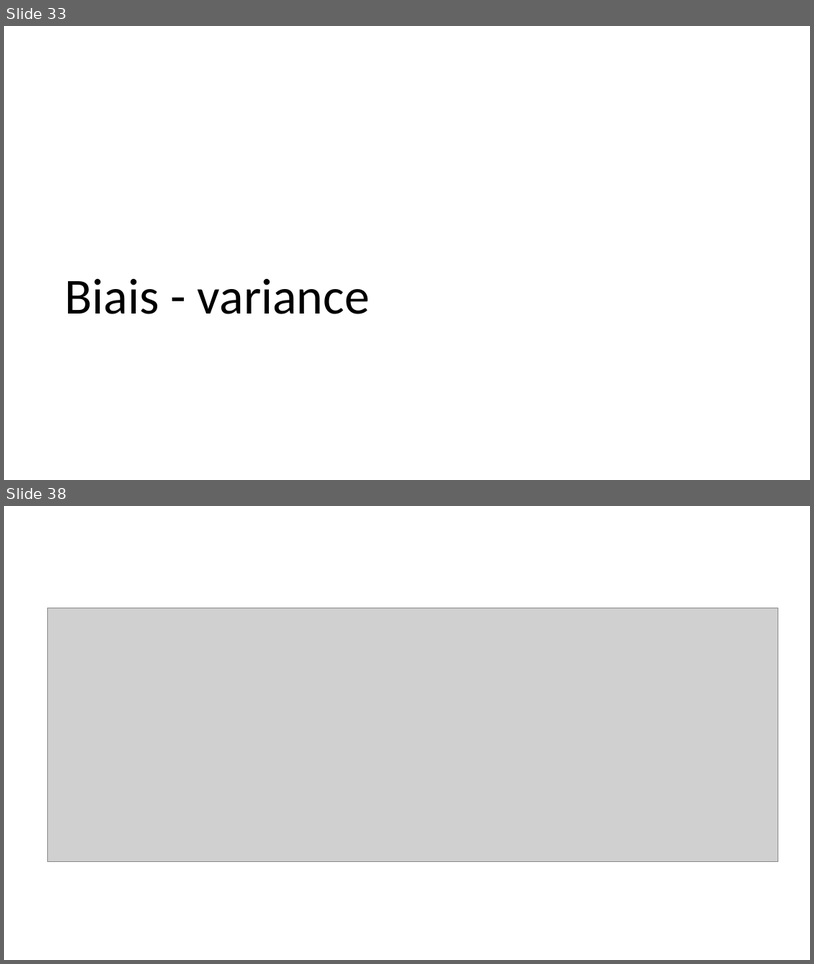
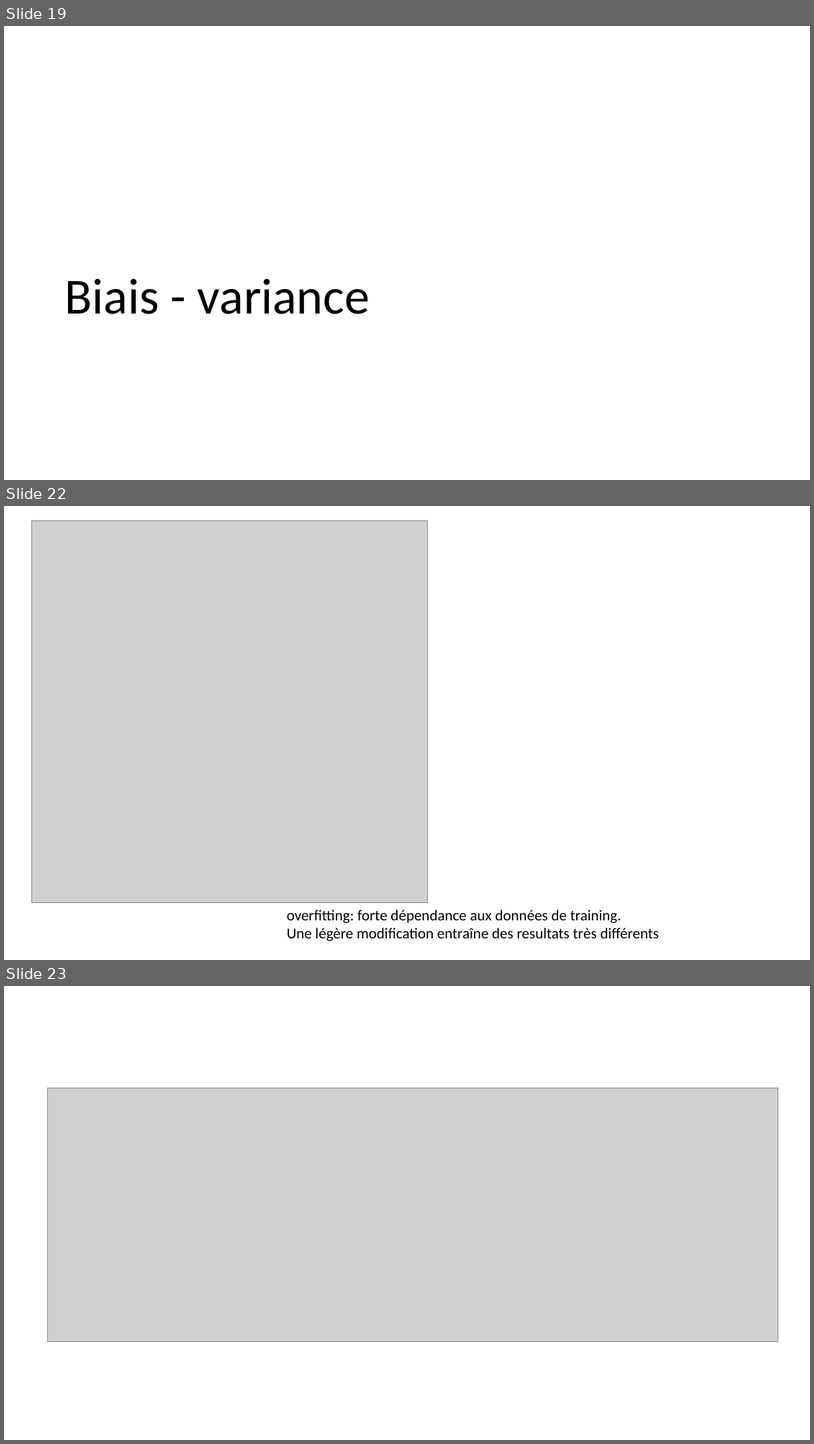
Before and after one commit to alexisperrier/XEmines_DataScience_2020, a slide deck: slides/XEM20_S1D5_biais_variance.pptx. Shown one above the other, each under a label of ours: slides 33 and 38 before the commit, slides 19, 22 and 23 after it; the slides between them are not shown. The pictures are 814x964 and 814x1444 pixels, drawn with LibreOffice and Linux fonts; fonts in the diff are those of the drawing; grey boxes stand for pictures. Boxes give left, top, right and bottom in pixels: in the first picture for what was removed or moved away, otherwise in the second. Text is boxed around its words. In the diff, an @@ line names an element or a change of style, - is before the commit and + after.

```diff
--- a/slides/XEM20_S1D5_biais_variance.pptx
+++ b/slides/XEM20_S1D5_biais_variance.pptx
@@ slide 22 added at (4, 506, 810, 960), background #FFFFFF @@
@@ picture added at (32, 520, 428, 901) @@
@@ text added at (287, 909, 660, 941), 18 pt, text #000000 @@
+overfitting: forte dépendance aux données de training.
+Une légère modification entraîne des resultats très différents
@@ what was slide 33 is now slide 19 @@
@@ what was slide 38 is now slide 23 @@
```
Also in this commit, not shown: 2 slides changed, 3 slides removed, 11 other files.
